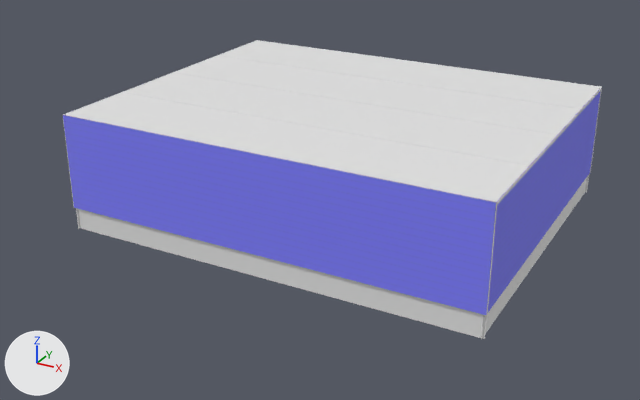
The FBX model Assets/Art/Models/SM_Warehouse.FBX as it was, and as the next commit left it.
Camera for both pictures: a 50 mm camera at (45.6, -88.9, 45.0) aimed at (-1.6, -3.2, 2.2). Arrows for +X, +Y and +Z are at lower left; the lights stay in place. Where no turn or scale is listed for an object, it has been applied to the vertices.

The scene before the commit, as lines of its bpy script (objects in view):
```python
me_mesh_001 = bpy.data.meshes.new('Mesh.001')
me_mesh_001.from_pydata(...)  # 90 vertices, 72 faces; spans x -25.0..25.0, y -20.0..20.0, z 2.7..14.0
me_mesh_001.materials.append(mat_material__2)  # picture img_wallpanels_tga
me_mesh_002 = bpy.data.meshes.new('Mesh.002')
me_mesh_002.from_pydata(...)  # 66 vertices, 36 faces; spans x -25.0..25.0, y -20.0..20.0, z 0.0..2.5
me_mesh_003 = bpy.data.meshes.new('Mesh.003')
me_mesh_003.from_pydata(...)  # 62 vertices, 36 faces; spans x -25.0..25.0, y -20.0..20.0, z 2.5..2.7
me_mesh_004 = bpy.data.meshes.new('Mesh.004')
me_mesh_004.from_pydata(...)  # 99 vertices, 80 faces; spans x -25.0..25.0, y -20.0..20.0, z 14.0
me_mesh_005 = bpy.data.meshes.new('Mesh.005')
me_mesh_005.from_pydata(...)  # 3632 vertices, 2488 faces; spans x -25.1..25.1, y -20.0..20.0, z 2.7..14.1
ob_beams = bpy.data.objects.new('Beams', me_mesh_005)
ob_beams.location = (0.0, 0.0, 0.0)
ob_lowwalls = bpy.data.objects.new('LowWalls', me_mesh_002)
ob_lowwalls.location = (0.0, 0.0, 0.0)
ob_rimwalls = bpy.data.objects.new('RimWalls', me_mesh_003)
ob_rimwalls.location = (0.0, 0.0, 0.0)
ob_roof = bpy.data.objects.new('Roof', me_mesh_004)
ob_roof.location = (0.0, 0.0, 0.0)
ob_walls = bpy.data.objects.new('Walls', me_mesh_001)
ob_walls.location = (0.0, 0.0, 0.0)
```
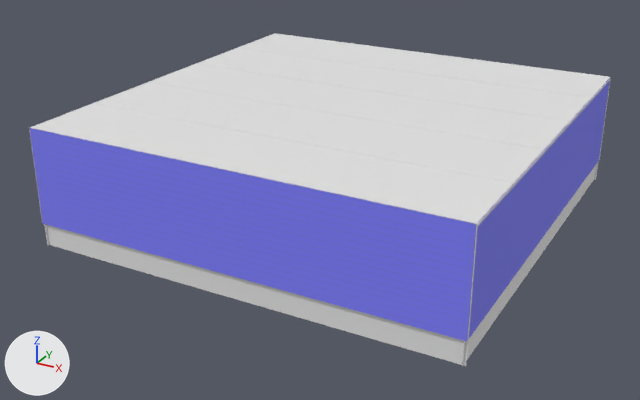
Commit message: Big ass warehouse

Where the newer file only moved an object's origin or applied its transform, the numbers keep the older frame.

What differs and where, as boxes (x1, y1, x2, y2) in the pictures (640 x 400 px; the box of a moved part takes in the faces that stretch with it):
'Walls', reshaped (8% wider, 16% taller)
    before: (63, 90, 600, 315)
    after: (30, 79, 609, 341)
'Roof', reshaped (8% wider, 18% taller)
    before: (64, 41, 601, 202)
    after: (31, 34, 610, 224)
'LowWalls', reshaped (8% wider, 24% taller)
    before: (76, 175, 589, 340)
    after: (45, 162, 598, 367)
'Beams', reshaped (8% wider, 12% taller)
    before: (63, 40, 602, 315)
    after: (29, 33, 611, 342)
'RimWalls', reshaped (8% wider, 26% taller)
    before: (76, 173, 590, 316)
    after: (44, 161, 599, 342)
part 1 of me_mesh_002, moved or reshaped
    before: (585, 175, 589, 193)
    after: (594, 162, 598, 180)
part 2 of me_mesh_002, moved or reshaped
    before: (78, 209, 487, 339)
    after: (46, 225, 468, 366)
part 3 of me_mesh_002, moved or reshaped
    before: (481, 177, 587, 340)
    after: (462, 190, 578, 367)
part 4 of me_mesh_002, moved or reshaped
    before: (76, 209, 80, 229)
    after: (45, 225, 49, 246)
part 5 of me_mesh_002, added
    after: (576, 165, 596, 205)
part 6 of me_mesh_004, built on
    before: (238, 41, 601, 98)
    after: (31, 34, 610, 224)
part 7 of me_mesh_005, added
    after: (30, 127, 474, 223)
part 8 of me_mesh_005, added
    after: (274, 33, 608, 77)
part 9 of me_mesh_005, added
    after: (592, 77, 611, 160)
part 10 of me_mesh_005, moved or reshaped
    before: (63, 40, 602, 315)
    after: (29, 113, 499, 342)
part 11 of me_mesh_001, moved or reshaped
    before: (63, 115, 500, 315)
    after: (30, 128, 500, 341)
part 12 of me_mesh_001, moved or reshaped
    before: (570, 90, 600, 199)
    after: (559, 79, 609, 215)

Patch to the scene script:
```diff
--- a/Assets/Art/Models/SM_Warehouse.FBX.py
+++ b/Assets/Art/Models/SM_Warehouse.FBX.py
@@ me_mesh_004 @@
 # used by ob_roof; location = (0.0, 0.0, 0.0)
-me_mesh_004.from_pydata(...)  # 99 vertices, 80 faces; spans x -25.0..25.0, y -20.0..20.0, z 14.0
+me_mesh_004.from_pydata(...)  # 132 vertices, 100 faces; spans x -25.0..25.0, y -25.0..25.0, z 14.0
+# me_mesh_004 part 6
+# 10 faces are deleted
+# 22 new vertices lie (0.0, -5.0, 0.0) away from vertices in x -25.0..25.0, y -20.0..20.0, z 14.0
+# 11 new vertices lie (0.0, 5.0, 0.0) away from vertices in x -25.0..25.0, y 20.0, z 14.0
+# 30 new faces join them
@@ me_mesh_003 @@
 # used by ob_rimwalls; location = (0.0, 0.0, 0.0)
-me_mesh_003.from_pydata(...)  # 62 vertices, 36 faces; spans x -25.0..25.0, y -20.0..20.0, z 2.5..2.7
+me_mesh_003.from_pydata(...)  # 76 vertices, 40 faces; spans x -25.0..25.0, y -25.0..25.0, z 2.5..2.7
+# me_mesh_003 part 13: 62 vertices removed from x -25.0..25.0, y -20.0..20.0, z 2.5..2.7; 76 vertices added at x -25.0..25.0, y -25.0..25.0, z 2.5..2.7
@@ me_mesh_001 @@
 me_mesh_001.from_pydata(...)  # 90 vertices, 72 faces; spans x -25.0..25.0, y -20.0..20.0, z 2.7..14.0
 # used by ob_walls; location = (0.0, 0.0, 0.0)
+# me_mesh_001 part 11: all 60 vertices in x -25.0..25.0, y -20.0..10.0, z 2.7..14.0 are moved by (0.0, -5.0, 0.0)
+# me_mesh_001 part 12: all 30 vertices in x -25.0..25.0, y 20.0, z 2.7..14.0 are moved by (0.0, 5.0, 0.0)
 me_mesh_001.materials.append(mat_material__2)
@@ me_mesh_002 @@
 # used by ob_lowwalls; location = (0.0, 0.0, 0.0)
-me_mesh_002.from_pydata(...)  # 66 vertices, 36 faces; spans x -25.0..25.0, y -20.0..20.0, z 0.0..2.5
+me_mesh_002.from_pydata(...)  # 78 vertices, 40 faces; spans x -25.0..25.0, y -25.0..25.0, z 0.0..2.5
+# me_mesh_002 part 1: the loose piece of 18 vertices spanning x -25.0..25.0, y 19.7..19.8, z 0.0..2.5 is moved by (0.0, 5.0, 0.0)
+# me_mesh_002 part 2: the loose piece of 18 vertices spanning x -25.0..25.0, y -19.8..-19.7, z 0.0..2.5 is moved by (0.0, -5.0, 0.0)
+# me_mesh_002 part 3: the loose piece of 15 vertices spanning x 24.8, y -20.0..20.0, z 0.0..2.5 is moved by (0.0, -5.0, 0.0)
+# me_mesh_002 part 4: the loose piece of 15 vertices spanning x -24.8, y -20.0..20.0, z 0.0..2.5 is moved by (0.0, -5.0, 0.0)
+# me_mesh_002 part 5: 6 vertices added at x 24.8, y 15.0..25.0, z 0.0..2.5
@@ me_mesh_005 @@
 # used by ob_beams; location = (0.0, 0.0, 0.0)
-me_mesh_005.from_pydata(...)  # 3632 vertices, 2488 faces; spans x -25.1..25.1, y -20.0..20.0, z 2.7..14.1
+me_mesh_005.from_pydata(...)  # 4440 vertices, 2890 faces; spans x -25.1..25.1, y -25.0..25.0, z 2.7..14.1
+# me_mesh_005 part 7: the loose piece of 24 vertices spanning x -25.0..25.0, y -20.0..-19.9, z 13.9..14.0 is copied, and the copy is moved by (0.0, -5.0, 0.0); it spans x -25.0..25.0, y -25.0..-24.9, z 13.9..14.0
+# me_mesh_005 part 8: the loose piece of 24 vertices spanning x -25.0..25.0, y 19.9..20.0, z 14.0..14.1 is copied, and the copy is moved by (0.0, 5.0, 0.0); it spans x -25.0..25.0, y 24.9..25.0, z 14.0..14.1
+# me_mesh_005 part 9: a new loose piece of 82 vertices spanning x 24.9..25.1, y 15.0..25.0, z 2.7..14.0
+# me_mesh_005 part 10: 396 vertices moved from x -25.1..25.0, y -20.0..20.0, z 13.9..14.1 to x -25.0..25.0, y -20.1..20.1, z 13.9..14.0; 1907 vertices removed from x -25.1..25.1, y -20.0..20.0, z 2.7..14.1; 2175 vertices added at x -25.1..25.1, y -25.0..25.0, z 2.7..14.0
```
